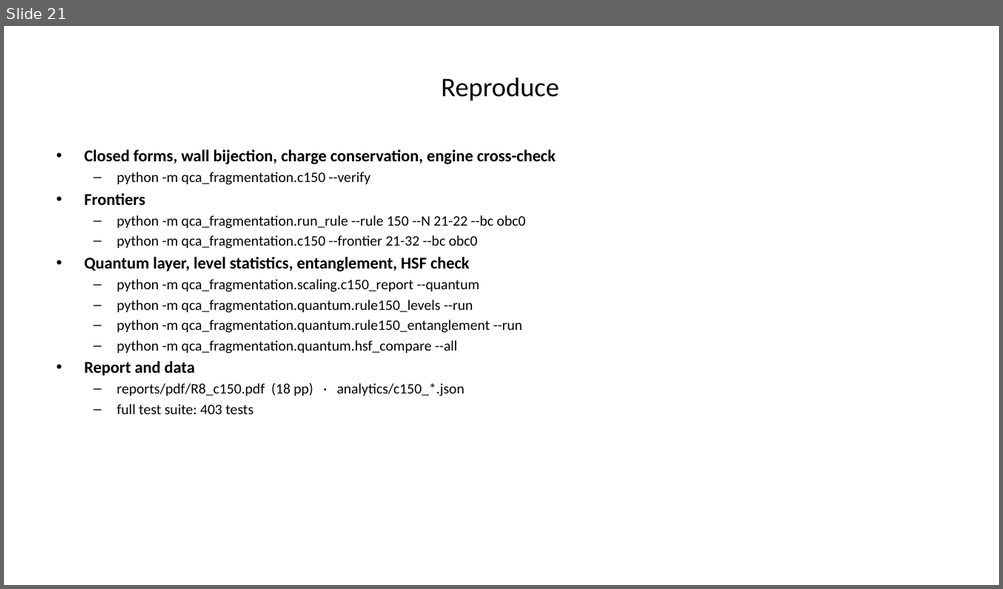
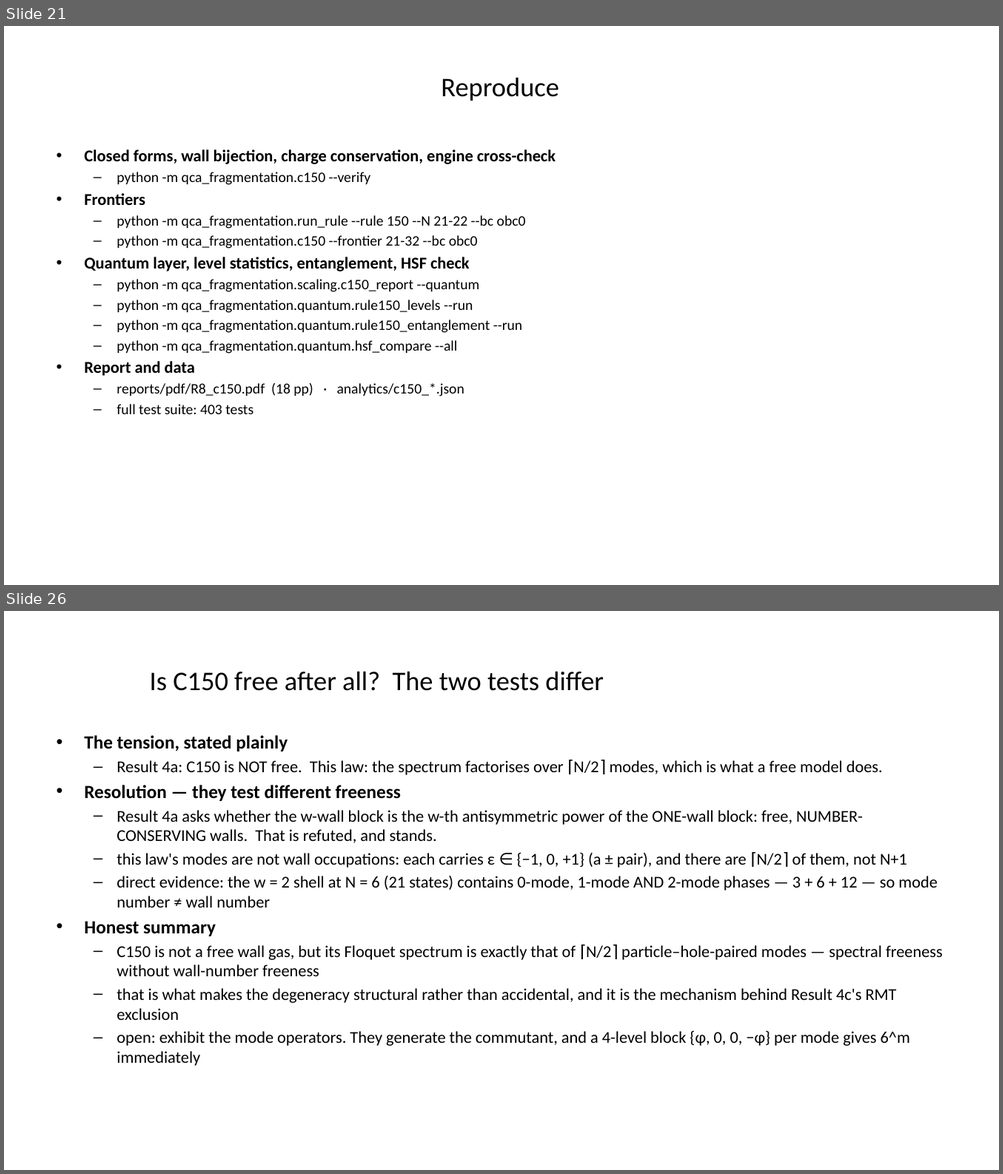
Before and after one commit to mkm2/sector_analysis_tier1, a slide deck: reports/slides/C150_discussion.pptx. Shown one above the other, each under a label of ours: slide 21 before the commit, slides 21 and 26 after it; the slides between them are not shown. The pictures are 1003x589 and 1003x1174 pixels, drawn with LibreOffice and Linux fonts; fonts in the diff are those of the drawing. Boxes give left, top, right and bottom in pixels: in the first picture for what was removed or moved away, otherwise in the second. Text is boxed around its words. In the diff, an @@ line names an element or a change of style, - is before the commit and + after.

```diff
--- a/reports/slides/C150_discussion.pptx
+++ b/reports/slides/C150_discussion.pptx
@@ slide 26 added at bbox=[4, 611, 999, 1170], background #FFFFFF @@
@@ title added at bbox=[150, 671, 603, 691], 26 pt, text #000000 @@
+Is C150 free after all? The two tests differ
@@ text added at bbox=[84, 735, 942, 1066], 16 pt, text #000000 @@
+• The tension, stated plainly
+  – Result 4a: C150 is NOT free. This law: the spectrum factorises over ⌈N/2⌉ modes, which is what a free model does.
+• Resolution — they test different freeness
+  – Result 4a asks whether the w-wall block is the w-th antisymmetric power of the ONE-wall block: free, NUMBER-CONSERVING walls. That is refuted, and stands.
+  – this law's modes are not wall occupations: each carries ε ∈ {−1, 0, +1} (a ± pair), and there are ⌈N/2⌉ of them, not N+1
+  – direct evidence: the w = 2 shell at N = 6 (21 states) contains 0-mode, 1-mode AND 2-mode phases — 3 + 6 + 12 — so mode number ≠ wall number
+• Honest summary
+  – C150 is not a free wall gas, but its Floquet spectrum is exactly that of ⌈N/2⌉ particle–hole-paired modes — spectral freeness without wall-number freeness
+  – that is what makes the degeneracy structural rather than accidental, and it is the mechanism behind Result 4c's RMT exclusion
+  – open: exhibit the mode operators. They generate the commutant, and a 4-level block {φ, 0, 0, −φ} per mode gives 6^m immediately
```
Also in this commit, not shown: 7 other slides added, 1 other file.
